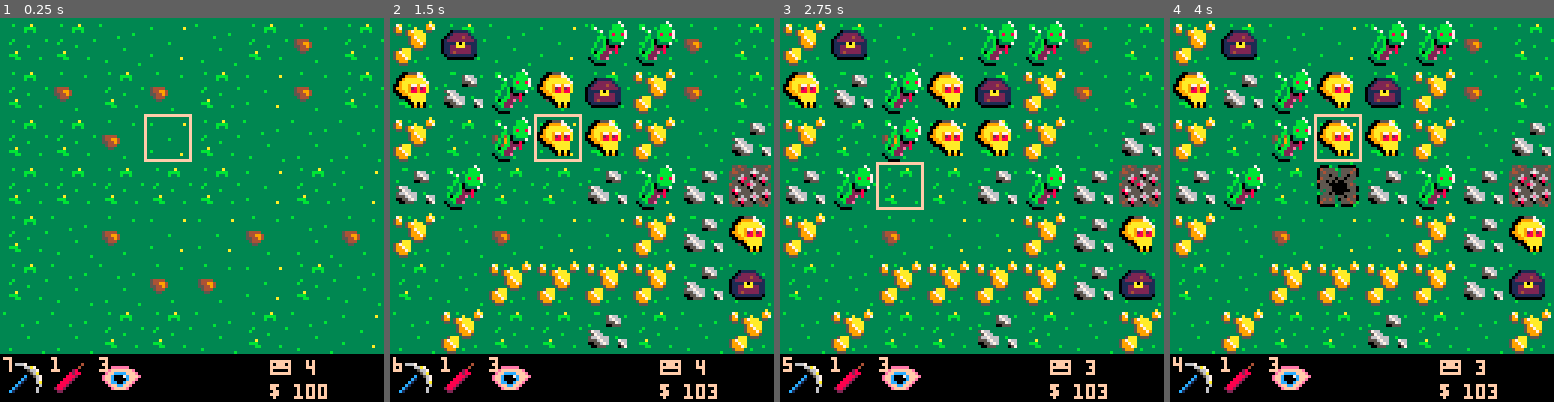
Above: before the commit, frames 1-4 (left to right).
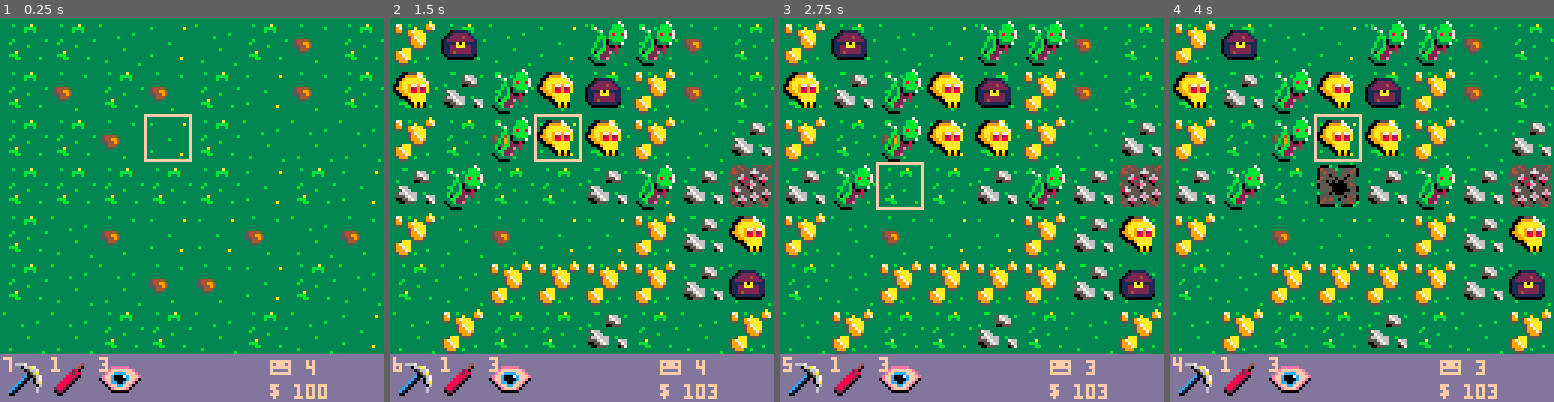
Above: after the commit, the same moments.

Repository: seanpackham/lost-and-found
Game: PICO-8 cartridge main.p8
Two runs of this game, one before a commit and one after it. Both use one fixed random seed, a clock stepped at 60 frames per second and the inputs below.
Inputs:
- Up to frame 1 (0.25 s): no input
- Up to frame 2 (1.5 s): tap O (Z key) at 0.33, 0.7, 1.43 s; tap X (X key) at 1.07 s
- Up to frame 3 (2.75 s): hold Left 1.97-2.37 s; tap X (X key) at 2.07, 2.4, 2.73 s; tap O (Z key) at 2.22 s; hold Down from 2.42 s (still down)
- Up to frame 4 (4 s): release Down at 2.82 s; hold Right 2.87-3.53 s; tap X (X key) at 3.07, 3.4, 3.73 s; tap O (Z key) at 3.1, 3.98 s; hold Up from 3.58 s (still down)

The runs differ from the first frame. In frame 1, 11% of the frame differs, in the area x 0-100%, y 87-100%; in frame 2, 11%; in frame 3, 11%; in frame 4, 11%.

Commit message:
game over

Diff:
--- a/main.p8
+++ b/main.p8
@@ -221,6 +221,10 @@
 
 
 function _update()
+	if workers <= 0 then
+		return
+	end
+
 	if (not left and btn(0)) then
 		c.x = c.x-1
 	end
@@ -296,7 +300,7 @@
 end
 
 function _draw()
-	cls()
+	cls(13)
 
 	-- world
  for x=1,8 do
@@ -347,11 +351,16 @@
 	print("😐 " .. workers, 90, 7*16+2)
 	print("$ " .. money, 90, 7*16+10)
 
-
 	-- cursor
 	cx = c.x-1
 	cy = c.y-1
 	rect(cx*16,cy*16,cx*16+15,cy*16+15,15)
+
+	if workers <= 0 then
+		rectfill(28, 28, 100, 100, 1)
+
+		print("game over", 47, 62, 7)
+	end
 end
 
 __gfx__
